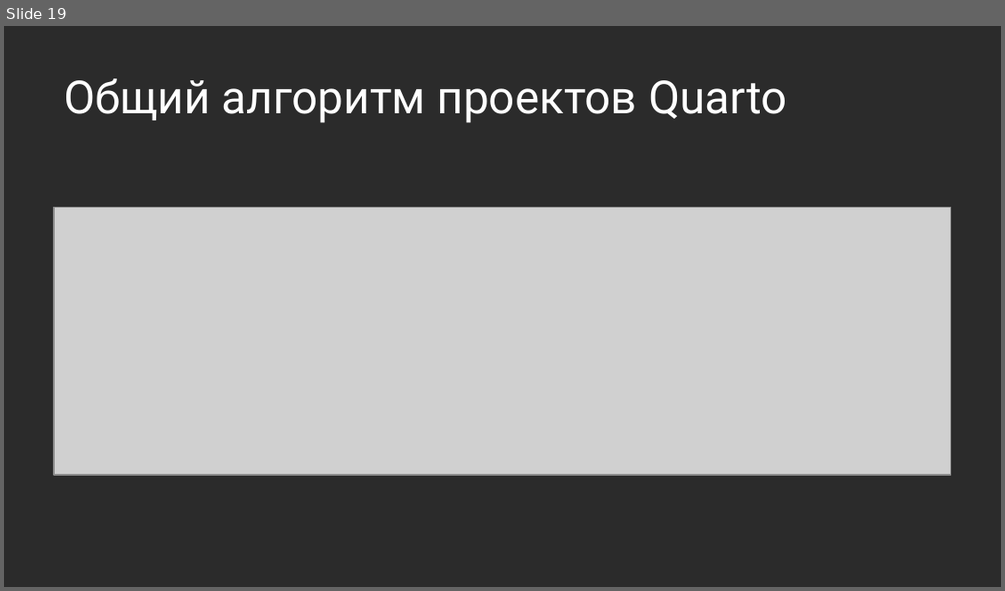
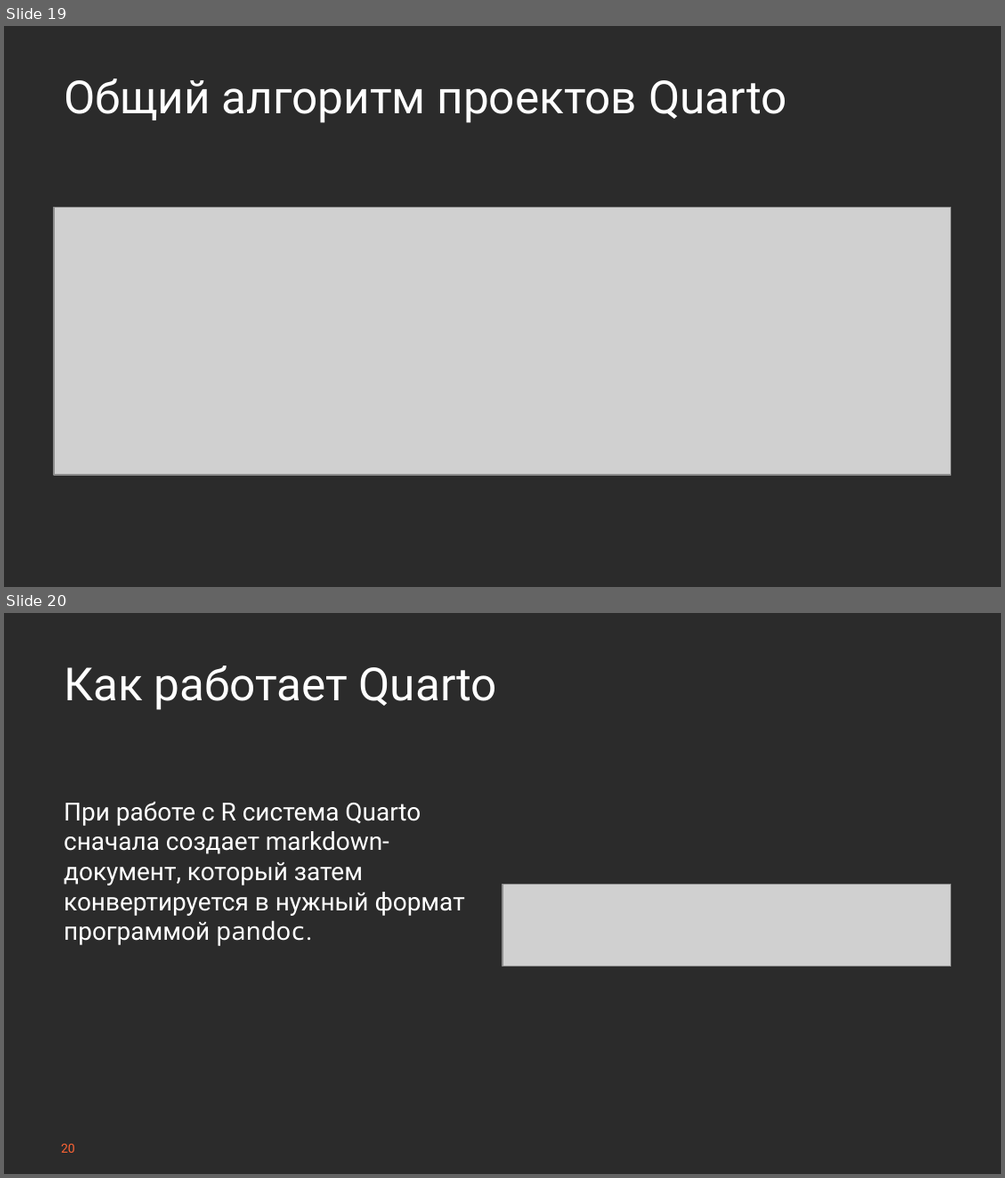
Before and after one commit to Marwolaeth/OTUS_R4DA, a slide deck: 01-Quarto/slides_draft.pptx. Shown one above the other, each under a label of ours: slide 19 before the commit, slides 19 and 20 after it. The pictures are 1005x591 and 1005x1178 pixels, drawn with LibreOffice and Linux fonts; fonts in the diff are those of the drawing; grey boxes stand for pictures; background and template pictures are left out; a plain dark background stands for a picture behind light text. Boxes give left, top, right and bottom in pixels: in the first picture for what was removed or moved away, otherwise in the second. Text is boxed around its words. In the diff, an @@ line names an element or a change of style, - is before the commit and + after.

```diff
--- a/01-Quarto/slides_draft.pptx
+++ b/01-Quarto/slides_draft.pptx
@@ slide 20 added at [4, 613, 1001, 1174], background picture (left out) @@
@@ title added at [64, 666, 498, 710], 33 pt, text #FFFFFF @@
+Как работает Quarto
@@ text added at [64, 801, 464, 946], 18 pt, text #FFFFFF @@
+При работе с R система Quarto сначала создает markdown-документ, который затем конвертируется в нужный формат программой pandoc.
@@ picture added at [502, 884, 951, 965] @@
@@ page number added at [61, 1143, 75, 1152], 9 pt, text #FD6435 @@
+20
```
Also in this commit, not shown: 2 slides changed, 5 other slides added, 3 other files.
